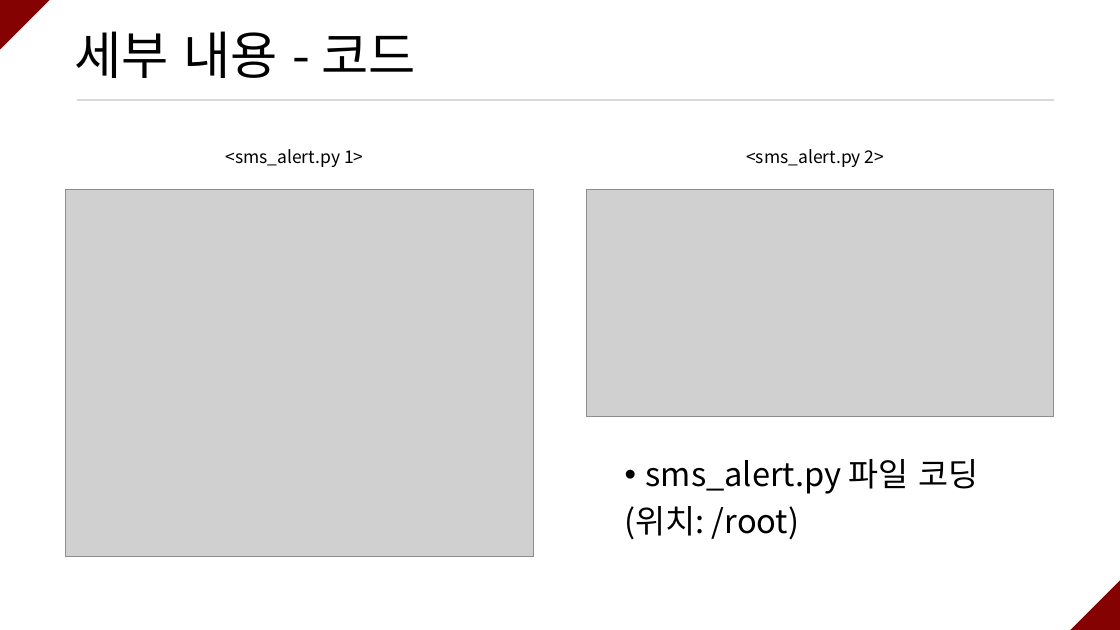
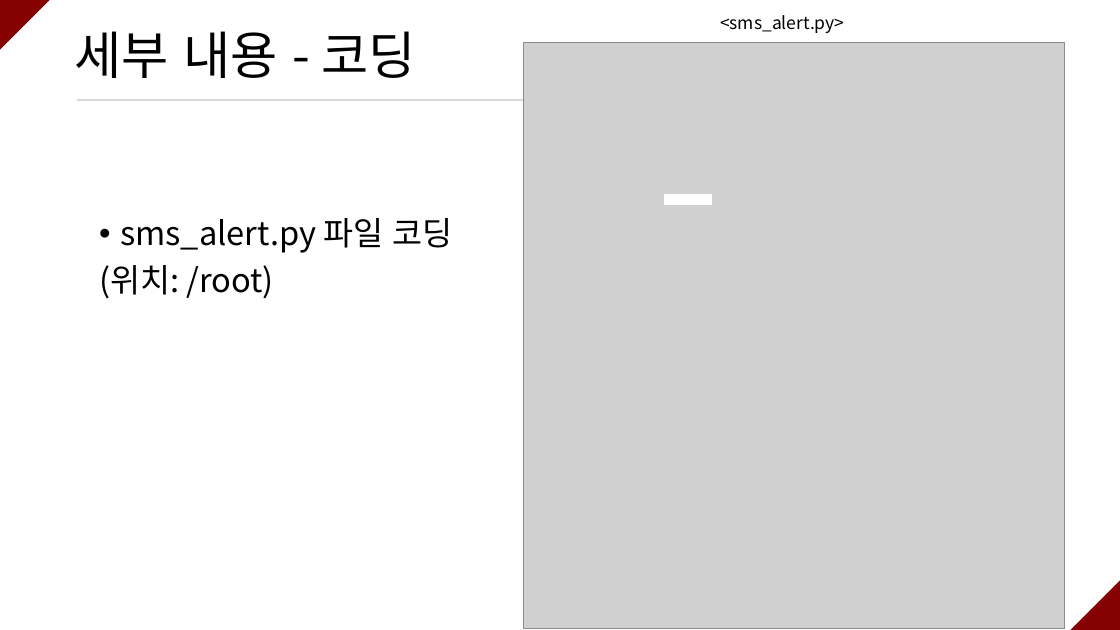
Before and after one commit to ramieeee/self_learning, a slide deck: slide 10 of semi_projects/보안탐지 및 SMS 알람/연람희_보안탐지 및 SMS 알람.pptx (slide 9 before the commit). Drawn at 1120x630 pixels with LibreOffice and Linux fonts; fonts in the diff are those of the drawing; grey boxes stand for pictures. Boxes give left, top, right and bottom in pixels: in the first picture for what was removed or moved away, otherwise in the second. Text is boxed around its words. In the diff, an @@ line names an element or a change of style, - is before the commit and + after.

Commit message:
Update SMS alert semi project

```diff
--- a/semi_projects/보안탐지 및 SMS 알람/연람희_보안탐지 및 SMS 알람.pptx
+++ b/semi_projects/보안탐지 및 SMS 알람/연람희_보안탐지 및 SMS 알람.pptx
@@ text at bbox=[720, 15, 844, 33]: text changed @@
-<sms_alert.py 1>
+<sms_alert.py>
@@ title at bbox=[75, 31, 416, 78]: text changed @@
-세부 내용 - 코드
+세부 내용 - 코딩
@@ picture added at bbox=[523, 43, 1065, 629] @@
@@ text removed at bbox=[746, 149, 884, 167] @@
-<sms_alert.py 2>
@@ picture removed at bbox=[66, 190, 534, 556] @@
@@ picture removed at bbox=[586, 190, 1054, 417] @@
@@ rectangle added at bbox=[665, 195, 712, 205], fill #FFFFFF, outline #FFFFFF 1 pt @@
@@ text "sms_alert.py 파일 코딩": place and size @@
-text "sms_alert.py 파일 코딩" at bbox=[625, 459, 978, 539]
+text "sms_alert.py 파일 코딩" at bbox=[99, 218, 453, 298]
```
Also in this commit, not shown: 8 other slides changed, 1 slide added.
